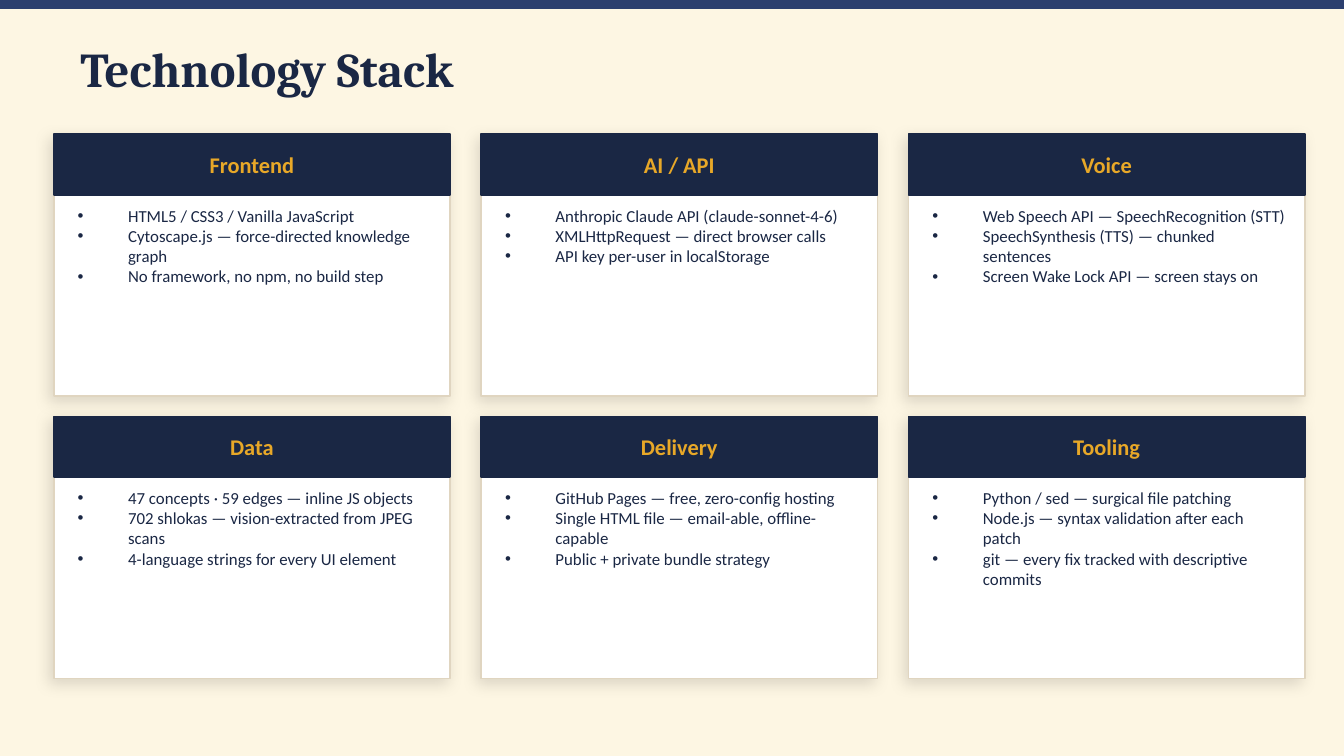
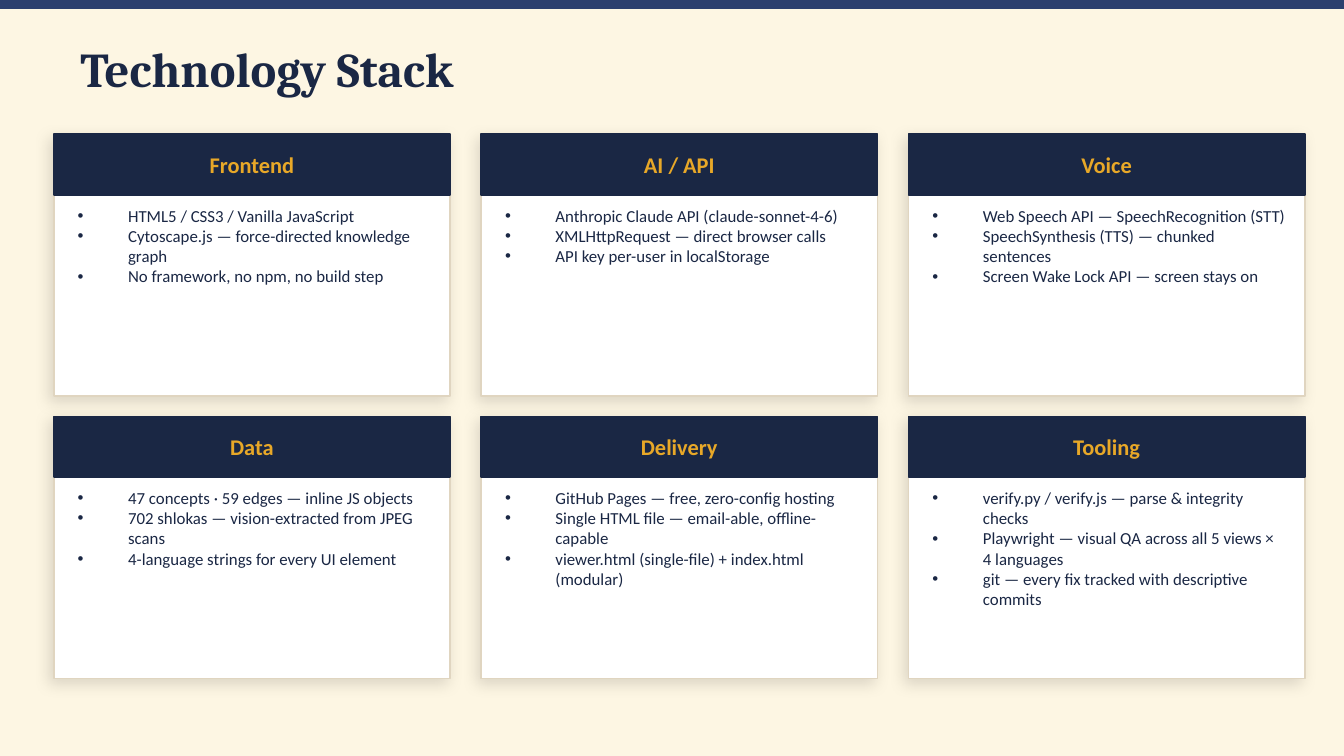
Before and after one commit to kvinayakpai/Bhagavadgita, a slide deck: slide 11 of Tatvam_Jalam_Technical_Journey-3.pptx (slide 10 before the commit). Drawn at 1344x756 pixels with LibreOffice and Linux fonts; fonts in the diff are those of the drawing. Boxes give left, top, right and bottom in pixels: in the first picture for what was removed or moved away, otherwise in the second. Text is boxed around its words. In the diff, an @@ line names an element or a change of style, - is before the commit and + after.

Commit message:
Update Word docs and PPTX decks with current app state and June 2026 learnings
- Correct stats throughout: 47 concepts / 59 relations / 10 tiers (the
  June 12 ontology rebuild), 701 shlokas, 18 chapters, 4 languages -
  replacing stale 112-117/124-239/12-13 figures
- Document new phases: ontology rebuild (strict verse-grounding), OCR
  cleanup of bannanje_kn.js (~265 garbled English terms, 476 pages
  verified zero-error), the June 18-21 book-alignment marathon (514+
  boundary leaks fixed, all 18 chapters re-verified, homorganic nasal
  transliteration), and bundle consolidation (viewer-bundled.html trio
  retired in favor of viewer.html + index.html)
- Document new Map feature: Adhyaya/Shloka filter dropdowns
- Fix all app links from retired viewer-bundled.html to viewer.html
- Update USD-INR reference rate to June 2026
- Add new 'Phases 7-10' slide and swap a Hard Problems card in the
  Technical Journey deck

```diff
--- a/Tatvam_Jalam_Technical_Journey-3.pptx
+++ b/Tatvam_Jalam_Technical_Journey-3.pptx
@@ text at bbox=[983, 492, 1262, 568]: text changed @@
-• Python / sed — surgical file patching
-• Node.js — syntax validation after each patch
+• verify.py / verify.js — parse & integrity checks
+• Playwright — visual QA across all 5 views × 4 languages
@@ text at bbox=[555, 553, 804, 587]: text changed @@
-• Public + private bundle strategy
+• viewer.html (single-file) + index.html (modular)
```
Also in this commit, not shown: 7 other slides changed, 1 slide added, 4 other files.
